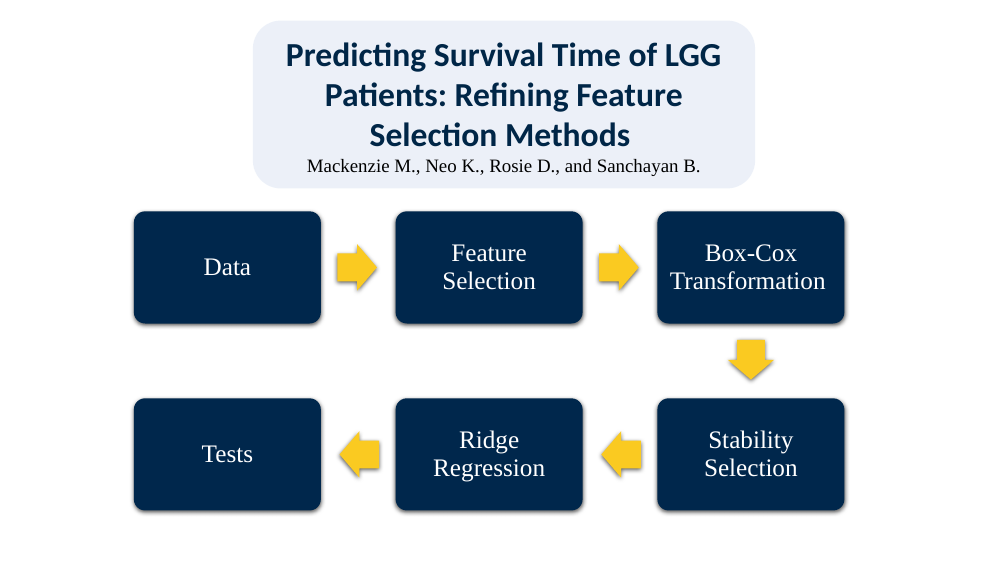
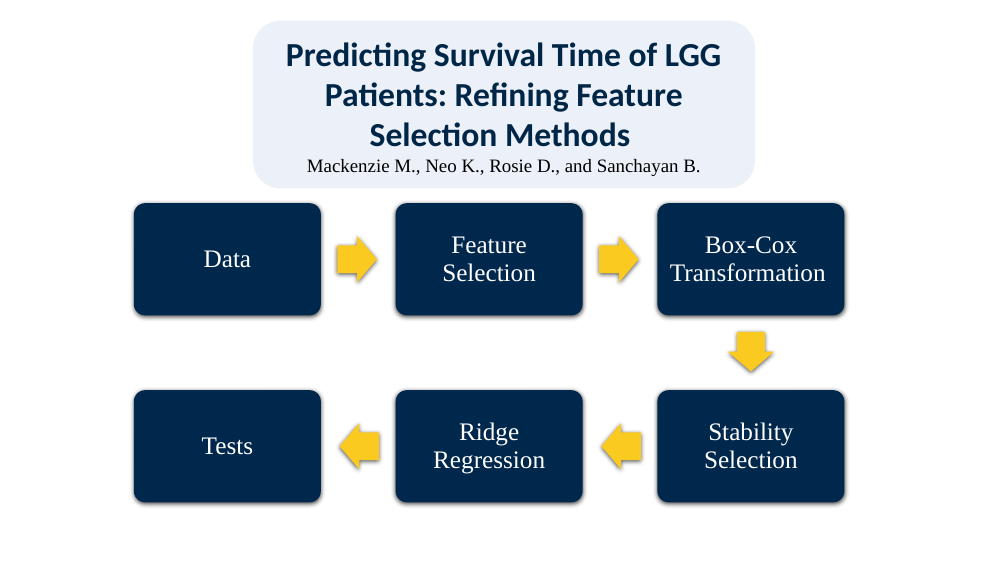
Before and after one commit to Sanchayan-Bhowal/BDSI-Data-mining, a slide deck: slide 8 of ResearchPreviewSlide.pptx (slide 10 before the commit). Drawn at 1008x567 pixels with LibreOffice and Linux fonts; fonts in the diff are those of the drawing; background and template pictures are left out. Boxes give left, top, right and bottom in pixels: in the first picture for what was removed or moved away, otherwise in the second. Text is boxed around its words. In the diff, an @@ line names an element or a change of style, - is before the commit and + after.

```diff
--- a/ResearchPreviewSlide.pptx
+++ b/ResearchPreviewSlide.pptx
@@ 6 texts, 6 rounded rectangles, 5 right arrows moved together from (x1=134, y1=212, x2=845, y2=510) to (x1=134, y1=203, x2=845, y2=502) @@
```
Also in this commit, not shown: 5 other slides changed, 1 slide added, 3 slides removed, 1 other file.
